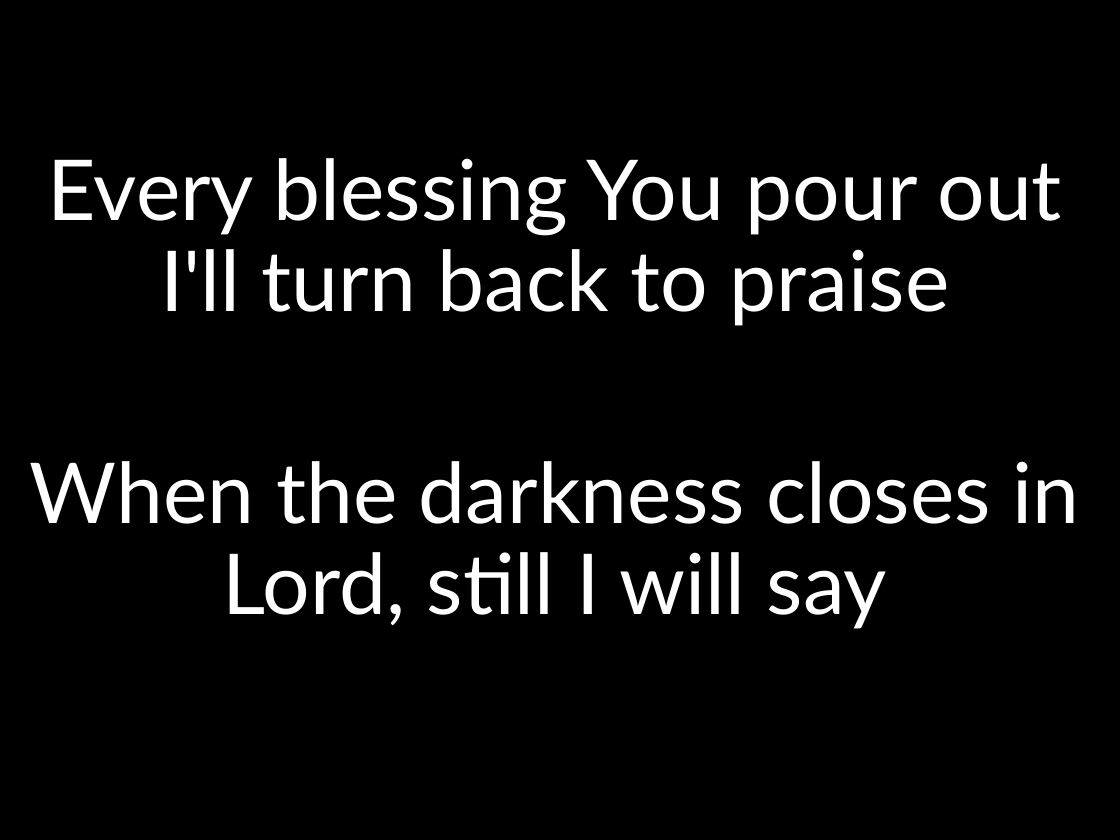
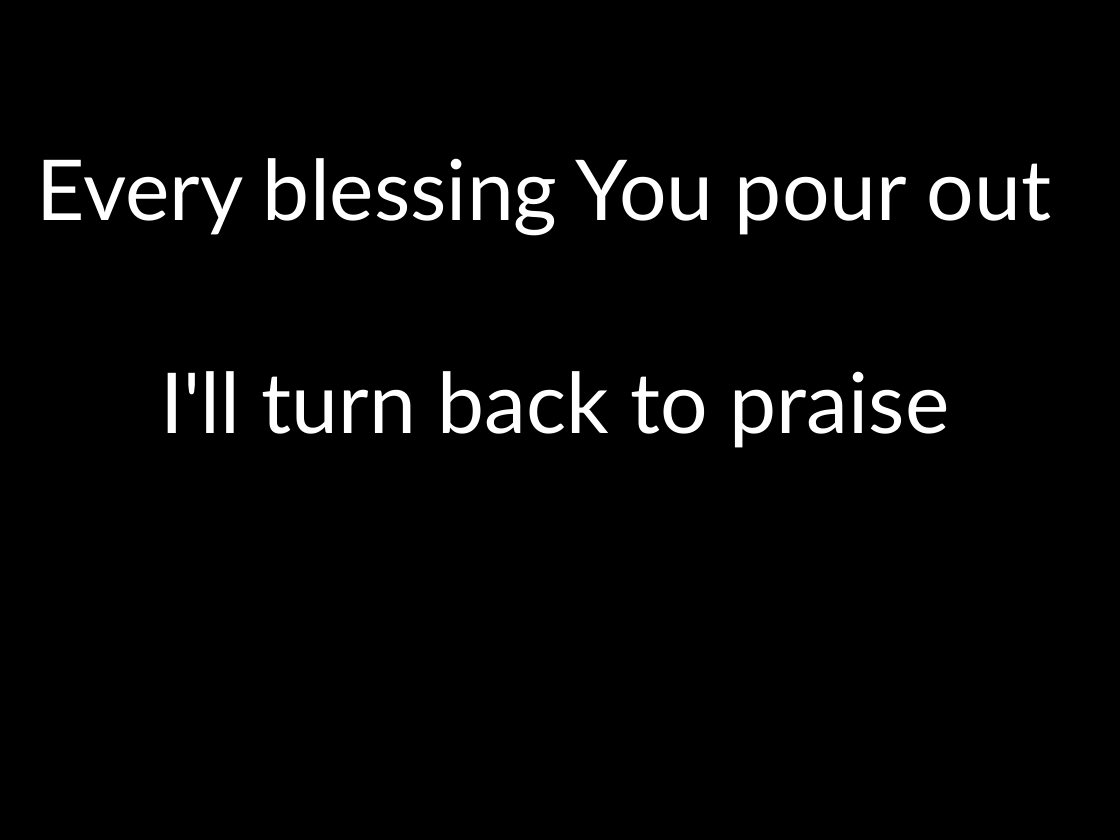
Before and after one commit to kendall412/worship, a slide deck: slide 12 of Blessed Be You Name.pptx (slide 8 before the commit). Drawn at 1120x840 pixels with LibreOffice and Linux fonts; fonts in the diff are those of the drawing. Boxes give left, top, right and bottom in pixels: in the first picture for what was removed or moved away, otherwise in the second. Text is boxed around its words. In the diff, an @@ line names an element or a change of style, - is before the commit and + after.

```diff
--- a/Blessed Be You Name.pptx
+++ b/Blessed Be You Name.pptx
@@ subtitle at (x1=37, y1=158, x2=1051, y2=448): text changed @@
-Every blessing You pour out I'll turn back to praise
-When the darkness closes in Lord, still I will say
+Every blessing You pour out
+I'll turn back to praise
```
Also in this commit, not shown: 5 other slides changed, 10 slides added, 14 other files.
